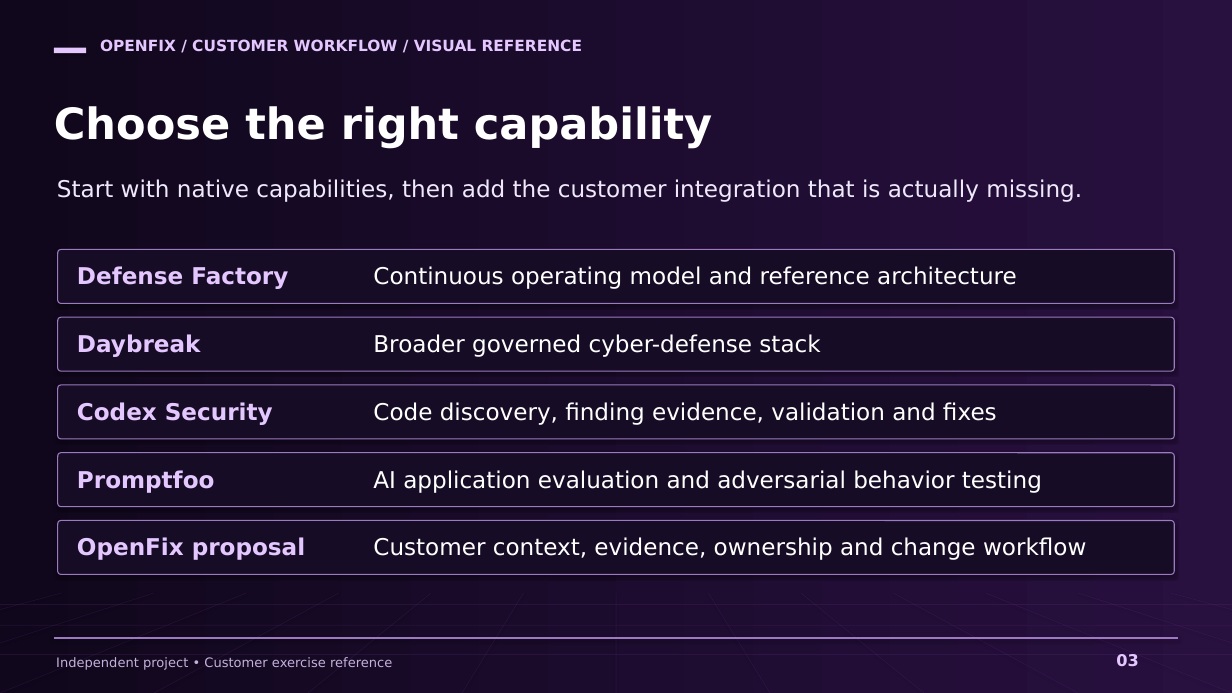
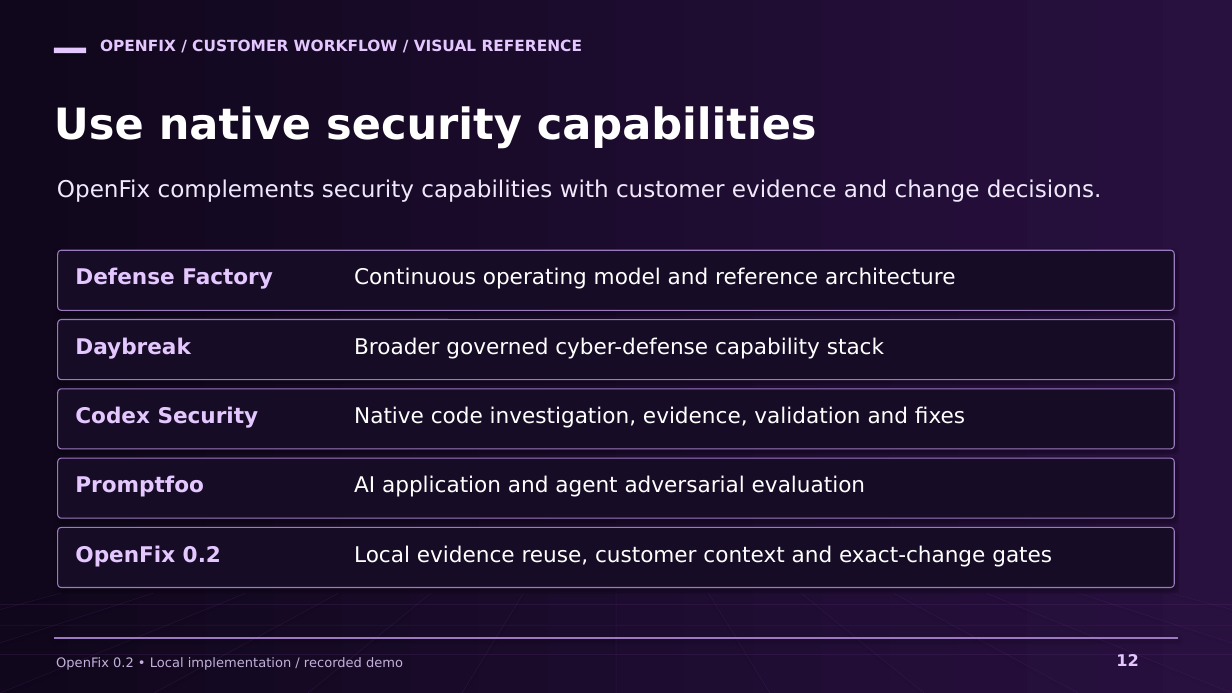
Before and after one commit to markusweldon/openfix, a slide deck: slide 12 of docs/prep/openfix-customer-workflow.pptx (slide 3 before the commit). Drawn at 1232x693 pixels with LibreOffice and Linux fonts; fonts in the diff are those of the drawing. Boxes give left, top, right and bottom in pixels: in the first picture for what was removed or moved away, otherwise in the second. Text is boxed around its words. In the diff, an @@ line names an element or a change of style, - is before the commit and + after.

Commit message:
Build OpenFix 0.2 findings intelligence and controlled remediation workflow
Integrate multi-source import, provenance-aware enrichment, persistent cases, scoped validation, exact-patch verification and review into the default CLI. Add a real local workbench, native-agent task packets, explicitly authorized Cursor draft publication, and a reproducible failure-path demo.

Refresh README, contracts, architecture, roadmap and the 16-slide purple visual pack. Validate with 44 tests, TypeScript checks, build and browser smoke checks.

```diff
--- a/docs/prep/openfix-customer-workflow.pptx
+++ b/docs/prep/openfix-customer-workflow.pptx
@@ text at bbox=[54, 106, 817, 148]: text changed @@
-Choose the right capability
+Use native security capabilities
@@ text at bbox=[57, 179, 1101, 202]: text changed @@
-Start with native capabilities, then add the customer integration that is actually missing.
+OpenFix complements security capabilities with customer evidence and change decisions.
@@ rounded rectangle: place and size @@
-rounded rectangle at bbox=[58, 249, 1174, 303]
+rounded rectangle at bbox=[58, 250, 1174, 310]
@@ text "Continuous operating model and reference ...": place and size @@
-text "Continuous operating model and reference ..." at bbox=[373, 266, 1017, 289]
+text "Continuous operating model and reference ..." at bbox=[354, 267, 956, 289]
@@ rounded rectangle: place and size @@
-rounded rectangle at bbox=[58, 317, 1174, 371]
+rounded rectangle at bbox=[58, 320, 1174, 380]
@@ text at bbox=[354, 337, 884, 359]: text changed; size 21.6 to 20.2 pt @@
-Broader governed cyber-defense stack
+Broader governed cyber-defense capability stack
@@ rounded rectangle: place and size @@
-rounded rectangle at bbox=[58, 385, 1174, 439]
+rounded rectangle at bbox=[58, 389, 1174, 449]
@@ text at bbox=[354, 406, 965, 428]: text changed; size 21.6 to 20.2 pt @@
-Code discovery, finding evidence, validation and fixes
+Native code investigation, evidence, validation and fixes
@@ rounded rectangle: place and size @@
-rounded rectangle at bbox=[58, 453, 1174, 507]
+rounded rectangle at bbox=[58, 458, 1174, 518]
@@ size 21.6 to 20.2 pt in 5 elements at bbox=[354, 267, 956, 289], bbox=[75, 267, 273, 289], bbox=[75, 337, 191, 359], bbox=[75, 406, 259, 428], bbox=[75, 475, 204, 497] @@
@@ text at bbox=[354, 475, 865, 497]: text changed; size 21.6 to 20.2 pt @@
-AI application evaluation and adversarial behavior testing
+AI application and agent adversarial evaluation
@@ rounded rectangle: place and size @@
-rounded rectangle at bbox=[58, 521, 1174, 574]
+rounded rectangle at bbox=[58, 527, 1174, 588]
@@ text at bbox=[75, 545, 221, 567]: text changed; size 21.6 to 20.2 pt @@
-OpenFix proposal
+OpenFix 0.2
@@ text at bbox=[354, 545, 1052, 567]: text changed; size 21.6 to 20.2 pt @@
-Customer context, evidence, ownership and change workflow
+Local evidence reuse, customer context and exact-change gates
@@ text at bbox=[56, 657, 403, 670]: text changed @@
-Independent project • Customer exercise reference
+OpenFix 0.2 • Local implementation / recorded demo
@@ text at bbox=[1116, 654, 1138, 666]: text changed @@
-03
+12
```
Also in this commit, not shown: 7 other slides changed, 8 slides added, 8 slides removed, 56 other files.
